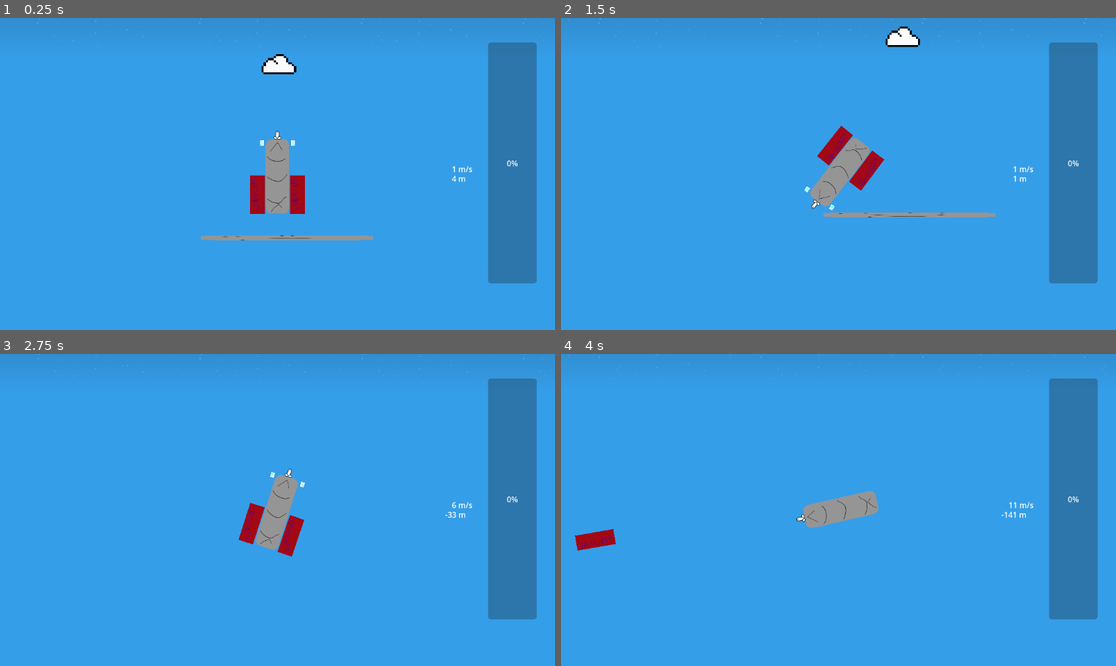
Above: before the commit, frames 1-4 (two rows, left to right).
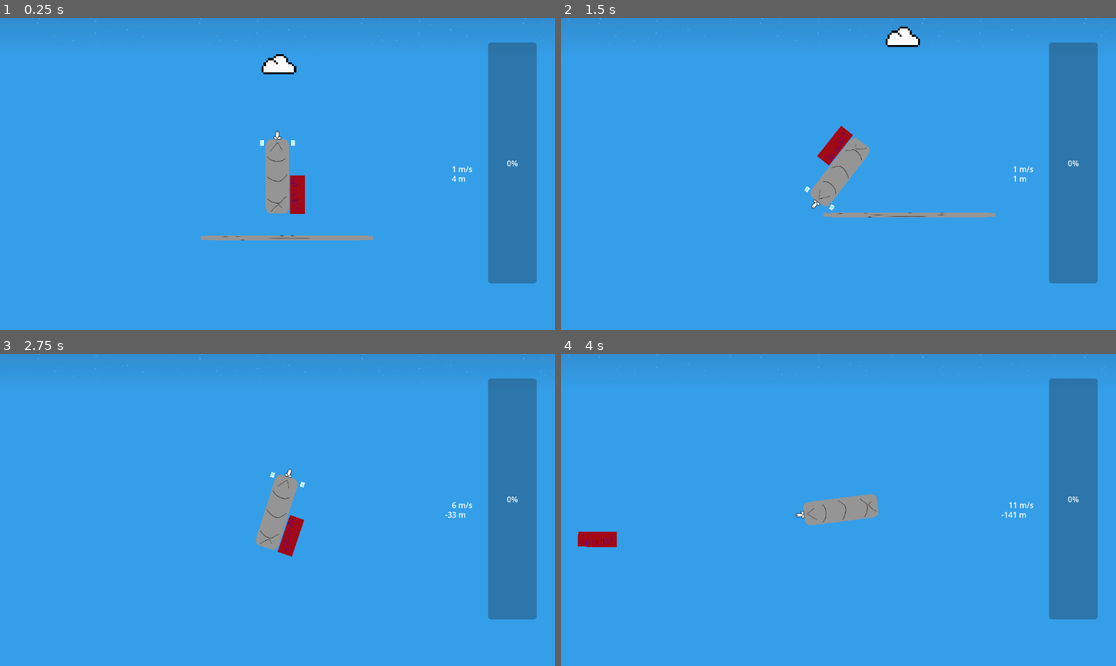
Above: after the commit, the same moments.

Repository: martin-danhier/to-the-moon
Game: Godot game, scene res://exploration.tscn
Two runs of this game, one before a commit and one after it. Both use one fixed random seed, a clock stepped at 60 frames per second and the inputs below.
Inputs:
- Up to frame 1 (0.25 s): no input
- Up to frame 2 (1.5 s): hold Z (thruster_0) 0.53-1.28 s
- Up to frame 3 (2.75 s): hold Z (thruster_0) from 2.03 s (still down)
- Up to frame 4 (4 s): release Z (thruster_0) at 3.53 s

The runs differ from the first frame. In frame 1, 0.3% of the frame differs, in the area x 45-48%, y 50-63%; in frame 2, 0.4%; in frame 3, 0.4%; in frame 4, 0.5%, in the area x 2-58%, y 43-64%.

Commit message:
si on peut pas reproduire c'est pas un bug

Diff:
--- a/RocketCrontroller.gd
+++ b/RocketCrontroller.gd
@@ -63,4 +63,5 @@
 
 
 func _on_rocket_part_body_entered(body: Node) -> void:
-	explode_rocket()
+	if not body.name.contains("ground"):
+		explode_rocket()
--- a/exploration.tscn
+++ b/exploration.tscn
@@ -13,13 +13,13 @@
 
 [node name="exploration" type="Node2D"]
 
-[node name="StaticBody2D" type="StaticBody2D" parent="."]
+[node name="ground" type="StaticBody2D" parent="."]
 
-[node name="CollisionShape2D" type="CollisionShape2D" parent="StaticBody2D"]
+[node name="CollisionShape2D" type="CollisionShape2D" parent="ground"]
 position = Vector2(5, 59)
 shape = SubResource("RectangleShape2D_1yu1n")
 
-[node name="Sprite2D" type="Sprite2D" parent="StaticBody2D"]
+[node name="Sprite2D" type="Sprite2D" parent="ground"]
 position = Vector2(5, 59)
 scale = Vector2(1.99219, 0.0273437)
 texture = ExtResource("2_1yu1n")
--- a/obstacles/obstacle.tscn
+++ b/obstacles/obstacle.tscn
@@ -16,8 +16,6 @@
 texture = ExtResource("1_uojbh")
 
 [node name="StaticBody2D" type="StaticBody2D" parent="."]
-collision_layer = 2
-collision_mask = 2
 
 [node name="CollisionShape2D" type="CollisionShape2D" parent="StaticBody2D"]
 rotation = 1.5708
--- a/rocket.tscn
+++ b/rocket.tscn
@@ -12,6 +12,19 @@
 [sub_resource type="RectangleShape2D" id="RectangleShape2D_wyjkc"]
 size = Vector2(44.89, 114)
 
+[sub_resource type="SpriteFrames" id="SpriteFrames_cum1y"]
+animations = [{
+"frames": [],
+"loop": true,
+"name": &"firing",
+"speed": 5.0
+}, {
+"frames": [],
+"loop": true,
+"name": &"idle",
+"speed": 5.0
+}]
+
 [sub_resource type="RectangleShape2D" id="RectangleShape2D_c4mc6"]
 
 [sub_resource type="RectangleShape2D" id="RectangleShape2D_88ct5"]
@@ -22,6 +35,8 @@
 [node name="body_0" type="RigidBody2D" parent="."]
 position = Vector2(0, -24)
 mass = 14.0
+contact_monitor = true
+max_contacts_reported = 1
 
 [node name="Camera2D" type="Camera2D" parent="body_0"]
 position = Vector2(0, -7.185)
@@ -43,17 +58,21 @@
 [node name="thruster_left" type="RigidBody2D" parent="."]
 position = Vector2(-59, 30)
 mass = 6.0
-
-[node name="Sprite2D" type="Sprite2D" parent="thruster_left"]
-scale = Vector2(0.175, 0.225)
-texture = ExtResource("3_546ky")
+contact_monitor = true
+max_contacts_reported = 1
 
 [node name="CollisionShape2D" type="CollisionShape2D" parent="thruster_left"]
 shape = SubResource("RectangleShape2D_wyjkc")
+
+[node name="AnimatedSprite2D" type="AnimatedSprite2D" parent="thruster_left"]
+sprite_frames = SubResource("SpriteFrames_cum1y")
+animation = &"firing"
 
 [node name="thruster_right" type="RigidBody2D" parent="."]
 position = Vector2(59, 30)
 mass = 6.0
+contact_monitor = true
+max_contacts_reported = 1
 
 [node name="Sprite2D" type="Sprite2D" parent="thruster_right"]
 scale = Vector2(0.175, 0.225)
@@ -64,6 +83,8 @@
 
 [node name="side_thruster_left" type="RigidBody2D" parent="."]
 position = Vector2(-45.45, -123.34)
+contact_monitor = true
+max_contacts_reported = 1
 
 [node name="Sprite2D" type="Sprite2D" parent="side_thruster_left"]
 scale = Vector2(0.175, 0.225)
@@ -74,6 +95,8 @@
 
 [node name="side_thruster_right" type="RigidBody2D" parent="."]
 position = Vector2(45.45, -123.34)
+contact_monitor = true
+max_contacts_reported = 1
 
 [node name="Sprite2D" type="Sprite2D" parent="side_thruster_right"]
 scale = Vector2(-0.175, 0.225)
Not shown: 1 places in obstacles/obstacle.tscn that only renumber resources
Not shown: 1 places in rocket.tscn that only renumber resources
Not shown, added: sprites/duck_female.png.import
Not shown, added: sprites/duck_male.png.import
Binary file changed: sprites/thruster.png
Not shown, added: sprites/thruster.png.import
